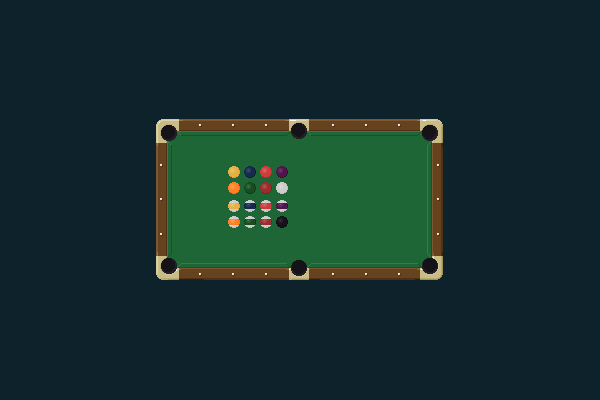
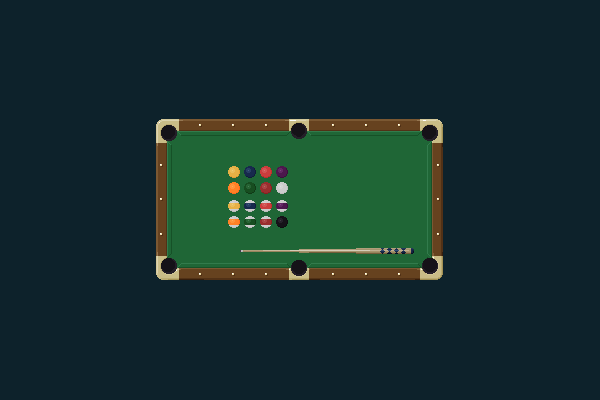
Before/after of a (600, 400) layered artwork. What changed in the layer stack:
added group "cue-stick-group" with 5 layers above "ball-group" over bbox(240, 228, 414, 254)
added layer "highlight" (1st of 3, in "cue-stick-group") (34%) in group "cue-stick-group" over bbox(290, 250, 370, 251)
added layer "hard" (soft light, 63%) in group "cue-stick-group" over bbox(263, 250, 414, 254)
added layer "sublte" (soft light, 24%) in group "cue-stick-group" over bbox(242, 228, 414, 254)
added layer "pattern" in group "cue-stick-group" over bbox(380, 248, 414, 254)
added layer "cue-stick" in group "cue-stick-group" over bbox(240, 248, 413, 254)
